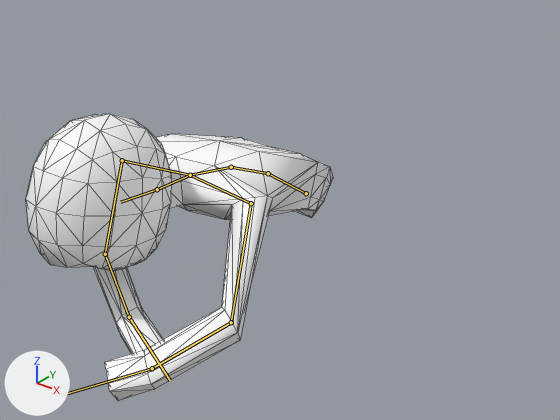
The glTF model Project/Assets/Models/GameScene/Player/player.gltf, before and after one commit.
The view is the same before and after, from a 50 mm camera at (9.77, -13.16, 7.58) aimed at (1.4, -2.7, 1.09). The lights are fixed; the arrows at lower left show +X, +Y and +Z. Both versions are drawn at frame 3 of the action 'skilAttack'; the numbers are the values there. The bones that bend it are drawn over the model as lines. Mesh edges are drawn as thin lines.

In view in the first picture: 'player_0'.
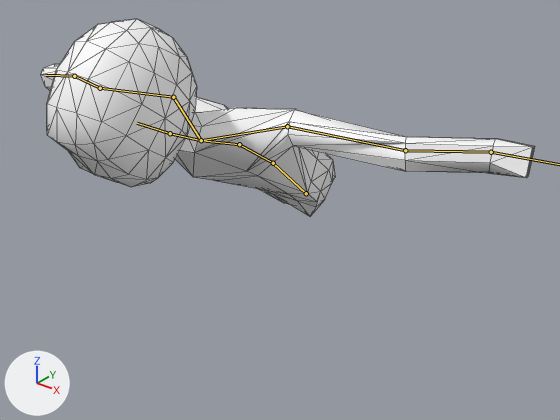
Changed parts and their boxes (x1, y1, x2, y2) in the pictures (560 x 420 px):
'player_0', posed (61% wider, 31% shorter): before (26, 114, 333, 400); after (41, 19, 535, 216)
bone 'waist', root to tip: before (306, 193) to (268, 173); after (306, 193) to (273, 163)
bone 'stomach', root to tip: before (268, 173) to (231, 167); after (273, 163) to (239, 144)
bone 'neck', root to tip: before (190, 175) to (157, 189); after (201, 140) to (170, 133)
bone 'leftShoulder', root to tip: before (190, 175) to (251, 203); after (201, 140) to (287, 126)
bone 'leftUpperArm', root to tip: before (251, 203) to (231, 322); after (287, 126) to (405, 150)
bone 'leftFoream', root to tip: before (231, 322) to (152, 368); after (405, 150) to (491, 152)
bone 'rightShoulder', root to tip: before (190, 175) to (122, 160); after (201, 140) to (173, 97)
bone 'rightUpperArm', root to tip: before (122, 160) to (105, 254); after (173, 97) to (100, 88)
bone 'rightForearm', root to tip: before (105, 254) to (129, 317); after (100, 88) to (74, 76)
bone 'rightHand', root to tip: before (129, 317) to (170, 380); after (74, 76) to (46, 75)

Patch to the scene script:
```diff
--- a/Project/Assets/Models/GameScene/Player/player.gltf.py
+++ b/Project/Assets/Models/GameScene/Player/player.gltf.py
@@ bone_waist @@
 bone_waist = bpy.data.objects['playerArmature'].pose.bones['waist']
-bone_waist.rotation_quaternion = (0.891, 0.455, 0.0, 0.0)  # degrees (54, 0, 0)
+bone_waist.rotation_quaternion = (0.922, 0.386, 0.0, 0.0)  # degrees (45, 0, 0)
@@ bone_stomach @@
 bone_stomach = bpy.data.objects['playerArmature'].pose.bones['stomach']  # child of 'waist'
-bone_stomach.rotation_quaternion = (0.987, 0.158, 0.0, 0.0)  # degrees (18, 0, 0)
+bone_stomach.rotation_quaternion = (0.99, 0.143, 0.0, 0.0)  # degrees (16, 0, 0)
@@ bone_neck @@
 bone_neck = bpy.data.objects['playerArmature'].pose.bones['neck']  # child of 'chest'
-bone_neck.rotation_quaternion = (0.991, 0.133, 0.0, 0.0)  # degrees (15, 0, 0)
+bone_neck.rotation_quaternion = (1.0, 0.008, 0.0, 0.0)  # degrees (1, 0, 0)
@@ bone_leftshoulder @@
 bone_leftshoulder = bpy.data.objects['playerArmature'].pose.bones['leftShoulder']  # child of 'chest'
-bone_leftshoulder.rotation_quaternion = (0.993, 0.01, 0.098, 0.061)  # degrees (2, 11, 7)
+bone_leftshoulder.rotation_quaternion = (0.965, -0.206, 0.042, -0.158)  # degrees (-24, 1, -19)
@@ bone_leftupperarm @@
 bone_leftupperarm = bpy.data.objects['playerArmature'].pose.bones['leftUpperArm']  # child of 'leftShoulder'
-bone_leftupperarm.rotation_quaternion = (0.838, 0.451, -0.18, 0.251)  # degrees (52, -32, 18)
+bone_leftupperarm.rotation_quaternion = (0.911, 0.159, -0.374, -0.073)  # degrees (27, -41, -20)
@@ bone_leftfoream @@
 bone_leftfoream = bpy.data.objects['playerArmature'].pose.bones['leftFoream']  # child of 'leftUpperArm'
-bone_leftfoream.rotation_quaternion = (0.851, 0.384, -0.301, 0.197)  # degrees (46, -42, 8)
+bone_leftfoream.rotation_quaternion = (0.927, -0.072, -0.362, 0.072)  # degrees (-14, -41, 14)
@@ bone_lefthand @@
 bone_lefthand = bpy.data.objects['playerArmature'].pose.bones['leftHand']  # child of 'leftFoream'
-bone_lefthand.rotation_quaternion = (0.991, 0.134, -0.03, -0.007)  # degrees (15, -3, -1)
+bone_lefthand.rotation_quaternion = (0.992, 0.092, 0.024, -0.081)  # degrees (10, 4, -9)
@@ bone_rightshoulder @@
 bone_rightshoulder = bpy.data.objects['playerArmature'].pose.bones['rightShoulder']  # child of 'chest'
-bone_rightshoulder.rotation_quaternion = (0.997, -0.031, -0.038, 0.053)  # degrees (-4, -4, 6)
+bone_rightshoulder.rotation_quaternion = (0.966, 0.208, 0.003, -0.155)  # degrees (24, 4, -17)
@@ bone_rightupperarm @@
 bone_rightupperarm = bpy.data.objects['playerArmature'].pose.bones['rightUpperArm']  # child of 'rightShoulder'
-bone_rightupperarm.rotation_quaternion = (0.491, -0.275, 0.225, -0.795)  # degrees (-40, -12, -112)
+bone_rightupperarm.rotation_quaternion = (0.753, 0.034, 0.583, -0.305)  # degrees (-44, 64, -72)
@@ bone_rightforearm @@
 bone_rightforearm = bpy.data.objects['playerArmature'].pose.bones['rightForearm']  # child of 'rightUpperArm'
-bone_rightforearm.rotation_quaternion = (0.94, 0.009, -0.255, -0.227)  # degrees (9, -28, -29)
+bone_rightforearm.rotation_quaternion = (0.969, -0.028, -0.18, 0.166)  # degrees (-7, -20, 21)
@@ bone_righthand @@
 bone_righthand = bpy.data.objects['playerArmature'].pose.bones['rightHand']  # child of 'rightForearm'
-bone_righthand.rotation_quaternion = (0.995, -0.006, 0.041, -0.089)  # degrees (-1, 5, -10)
+bone_righthand.rotation_quaternion = (0.995, 0.058, -0.005, -0.079)  # degrees (7, 0, -9)
```
